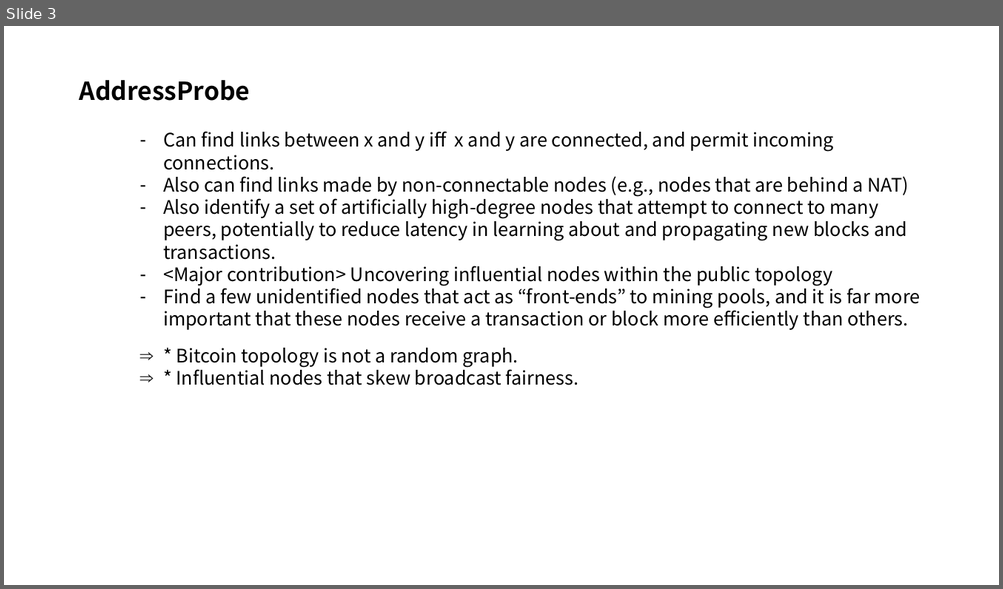
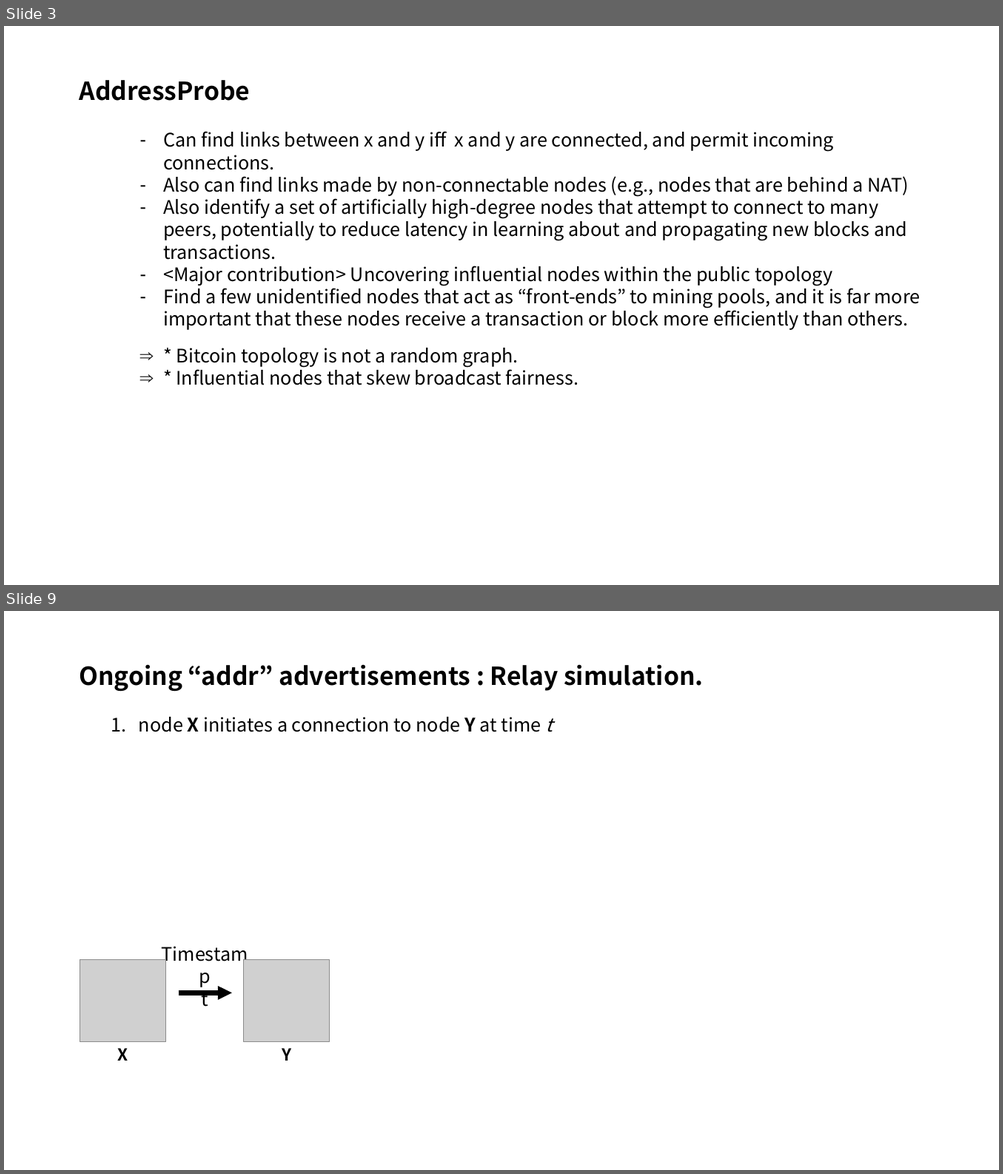
Before and after one commit to FelixSeol/paper, a slide deck: discovering/Discovering Bitcoin's Public topology.pptx. Shown one above the other, each under a label of ours: slide 3 before the commit, slides 3 and 9 after it; the slides between them are not shown. The pictures are 1003x589 and 1003x1174 pixels, drawn with LibreOffice and Linux fonts; fonts in the diff are those of the drawing; grey boxes stand for pictures. Boxes give left, top, right and bottom in pixels: in the first picture for what was removed or moved away, otherwise in the second. Text is boxed around its words. In the diff, an @@ line names an element or a change of style, - is before the commit and + after.

```diff
--- a/discovering/Discovering Bitcoin's Public topology.pptx
+++ b/discovering/Discovering Bitcoin's Public topology.pptx
@@ slide 9 added at bbox=[4, 611, 999, 1170], background #FFFFFF @@
@@ text added at bbox=[79, 664, 703, 691], 24 pt, text #000000, bold @@
+Ongoing “addr” advertisements : Relay simulation.
@@ text added at bbox=[139, 717, 552, 732], 18 pt, text #000000 @@
+1. node X initiates a connection to node Y at time t
@@ picture added at bbox=[80, 960, 166, 1042] @@
@@ picture added at bbox=[244, 960, 330, 1042] @@
@@ text added at bbox=[201, 987, 208, 1007], 18 pt, text #000000 @@
+Timestamp
+t
@@ arrow added from (179, 993) to (232, 993), #000000 4.5 pt @@
@@ text added at bbox=[118, 1048, 128, 1061], 16 pt, text #000000, bold @@
+X
@@ text added at bbox=[282, 1048, 291, 1061], 16 pt, text #000000, bold @@
+Y
```
Also in this commit, not shown: 3 slides changed, 8 other slides added, 1 slide removed.
